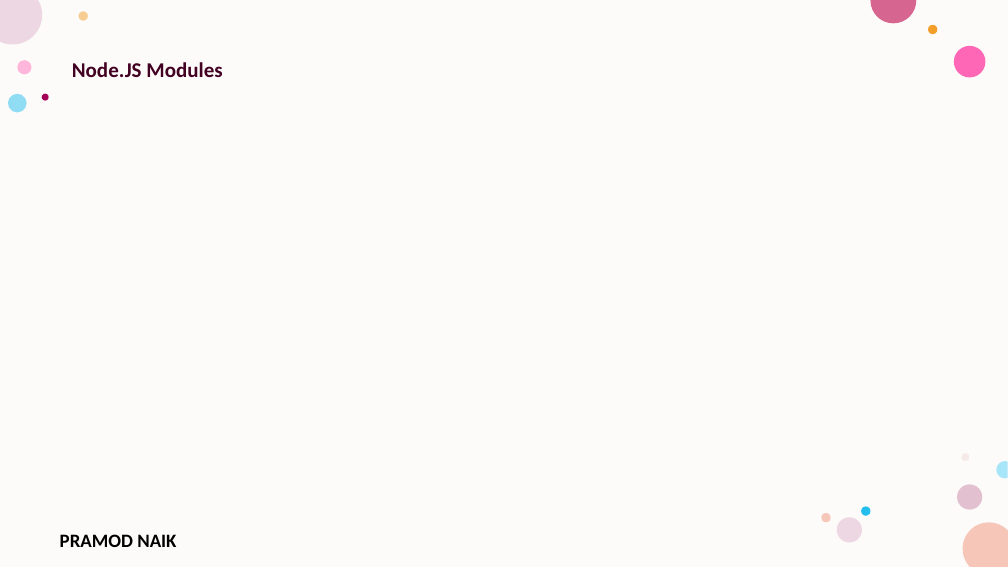
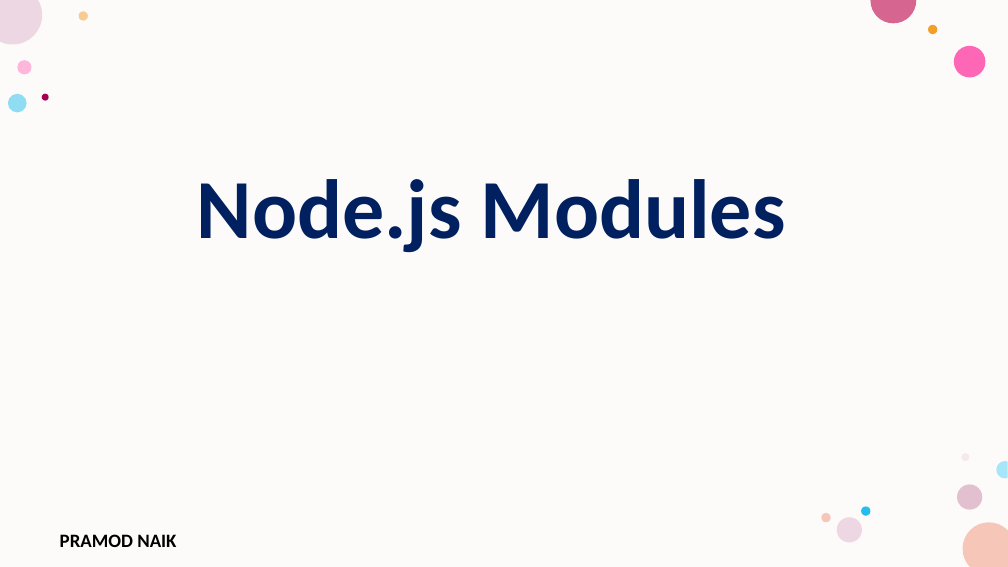
Before and after one commit to PRAMOD-VISHNU-NAIK/MCA-3rd-Sem-Srinivas-College, a slide deck: slide 23 of Theory CLass Notes/Unit-2.pptx. Drawn at 1008x567 pixels with LibreOffice and Linux fonts; fonts in the diff are those of the drawing; background and template pictures are left out. Boxes give left, top, right and bottom in pixels: in the first picture for what was removed or moved away, otherwise in the second. Text is boxed around its words. In the diff, an @@ line names an element or a change of style, - is before the commit and + after.

Commit message:
Node.js Modules Updated.

```diff
--- a/Theory CLass Notes/Unit-2.pptx
+++ b/Theory CLass Notes/Unit-2.pptx
@@ text at [197,179,786,253]: text changed; size 20 to 80 pt; text colour #420023 to #002060 @@
-Node.JS Modules
+Node.js Modules
```
Also in this commit, not shown: 2 other slides changed, 13 slides added.
